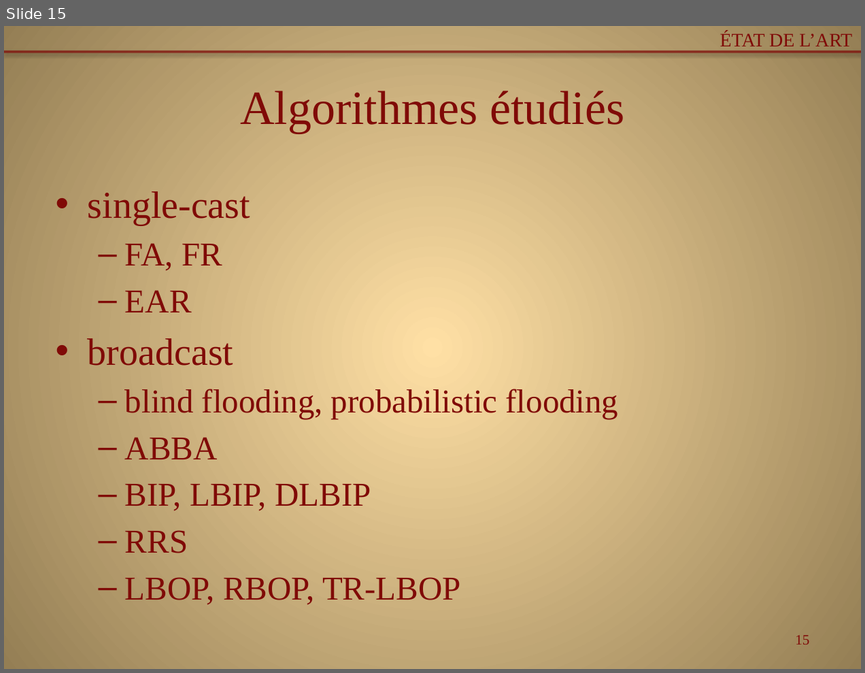
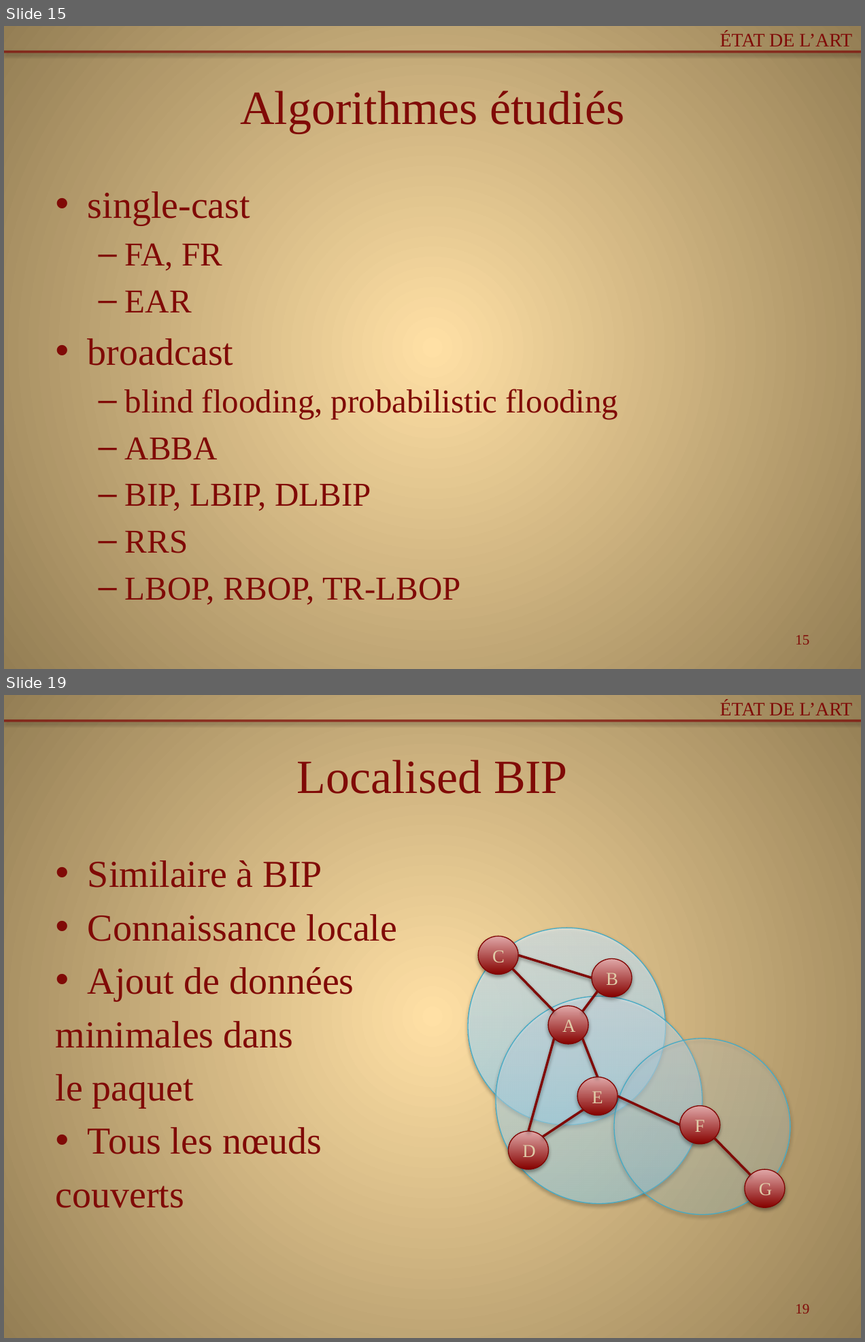
Before and after one commit to Patre/Energy-saving-in-sensors--networks, a slide deck: Redaction/pres.pptx. Shown one above the other, each under a label of ours: slide 15 before the commit, slides 15 and 19 after it; the slides between them are not shown. The pictures are 865x673 and 865x1342 pixels, drawn with LibreOffice and Linux fonts; fonts in the diff are those of the drawing. Boxes give left, top, right and bottom in pixels: in the first picture for what was removed or moved away, otherwise in the second. Text is boxed around its words. In the diff, an @@ line names an element or a change of style, - is before the commit and + after.

```diff
--- a/Redaction/pres.pptx
+++ b/Redaction/pres.pptx
@@ slide 19 added at [4,695,861,1338], background gradient #FFDFA6 to #957E54; not listed: 1 template element that a slide beside it also shows @@
@@ text added at [720,700,852,715], 16 pt, text #800A07 @@
+ÉTAT DE L’ART
@@ title added at [297,760,568,794], 40 pt, text #800A07 @@
+Localised BIP
@@ text added at [56,860,398,1208], 32 pt, text #800A07 @@
+• Similaire à BIP
+• Connaissance locale
+• Ajout de données
+minimales dans
+le paquet
+• Tous les nœuds
+couverts
@@ ellipse added at [468,928,666,1125], fill gradient #A7E6FF to #C1EDFF to #E7F8FF, outline #46AAC5 0.75 pt @@
@@ ellipse added at [478,936,518,974], fill gradient #870300 to #E0A9A9, outline #800704 0.75 pt, 15.3 pt, text #E0CDA9 @@
+C
@@ line added from (592, 978) to (518, 955), #800A07 2 pt @@
@@ ellipse added at [592,959,632,998], fill gradient #870300 to #E0A9A9, outline #800704 0.75 pt, 15.3 pt, text #E0CDA9 @@
+B
@@ line added from (512, 968) to (554, 1011), #800A07 2 pt @@
@@ ellipse added at [496,996,702,1203], fill gradient #A7E6FF to #C1EDFF to #E7F8FF, outline #46AAC5 0.75 pt @@
@@ line added from (582, 1011) to (598, 991), #800A07 2 pt @@
@@ ellipse added at [548,1006,588,1045], fill gradient #870300 to #E0A9A9, outline #800704 0.75 pt, 15.3 pt, text #E0CDA9 @@
+A
@@ line added from (554, 1038) to (528, 1131), #800A07 2 pt @@
@@ line added from (582, 1038) to (598, 1077), #800A07 2 pt @@
@@ ellipse added at [614,1038,789,1215], fill gradient #A7E6FF to #C1EDFF to #E7F8FF, outline #46AAC5 0.75 pt @@
@@ ellipse added at [577,1077,617,1116], fill gradient #870300 to #E0A9A9, outline #800704 0.75 pt, 15.3 pt, text #E0CDA9 @@
+E
@@ line added from (617, 1096) to (680, 1124), #800A07 2 pt @@
@@ line added from (543, 1136) to (583, 1110), #800A07 2 pt @@
@@ ellipse added at [680,1106,720,1144], fill gradient #870300 to #E0A9A9, outline #800704 0.75 pt, 15.3 pt, text #E0CDA9 @@
+F
@@ ellipse added at [509,1131,549,1170], fill gradient #870300 to #E0A9A9, outline #800704 0.75 pt, 15.3 pt, text #E0CDA9 @@
+D
@@ line added from (715, 1138) to (750, 1175), #800A07 2 pt @@
@@ ellipse added at [745,1169,785,1207], fill gradient #870300 to #E0A9A9, outline #800704 0.75 pt, 15.3 pt, text #E0CDA9 @@
+G
@@ page number added at [795,1304,809,1313], 12 pt, text #800A07 @@
+19
```
Also in this commit, not shown: 3 slides changed, 11 other slides added, 1 other file.
